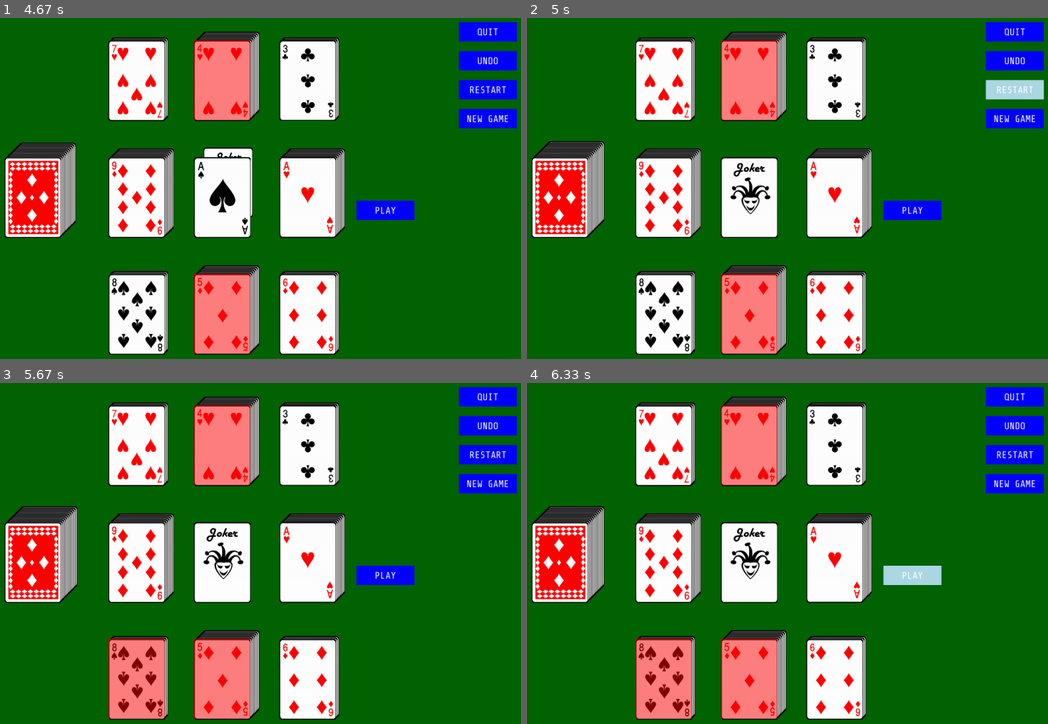
Above: before the commit, frames 1-4 (two rows, left to right).
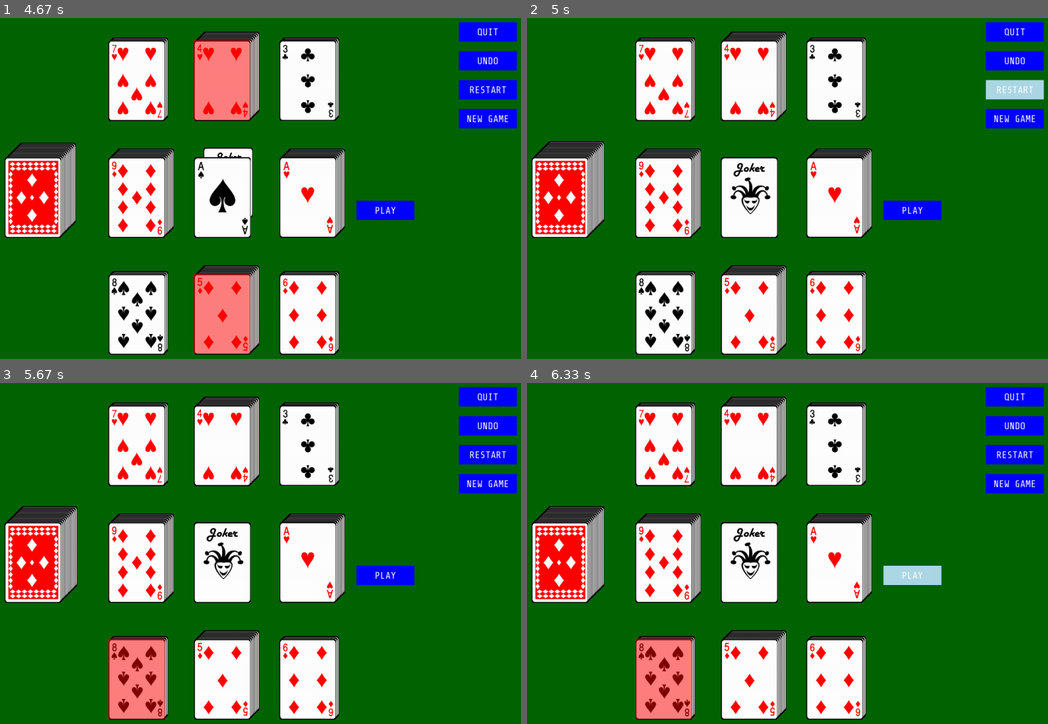
Above: after the commit, the same moments.

Repository: gr8tech/CardGames
Game: pygame game, started from jockerjb.py
The game is run twice, just before and just after one commit, with the same random seed, the same clock (stepped at 60 frames per second) and the same inputs.
Inputs (mouse positions are in pixels of both pictures, inside the frame that each line leads up to):
- Up to frame 1 (4.67 s): click "RESTART" at 0.38 s; click (234, 236) at 0.72 s; click "PLAY" at 1.05 s; click (442, 345) at 1.38 s; click (244, 79) at 1.72 s; click (203, 311) at 2.05 s; click "PLAY" at 2.88 s; click (385, 178) at 3.22 s; click (411, 202) at 3.55 s; click (52, 161) at 3.88 s
- Up to frame 2 (5 s): click "RESTART" at 4.72 s
- Up to frame 3 (5.67 s): click (62, 550) at 5.05 s; click (145, 686) at 5.38 s
- Up to frame 4 (6.33 s): click "PLAY" at 6.22 s

Frame 1 is identical in both runs. In frame 2, 4.8% of the frame differs, in the area x 37-49%, y 6-99%; in frame 3, 4.8%; in frame 4, 4.8%.

Commit message:
Clear selection on game restart

Diff:
--- a/jockerjb.py
+++ b/jockerjb.py
@@ -249,6 +249,7 @@
     def restart_play(self):
         while len(self.undo) > 0:
             self.undo_play()
+        self.selected = dict()
 
     @game_over
     def undo_play(self):
